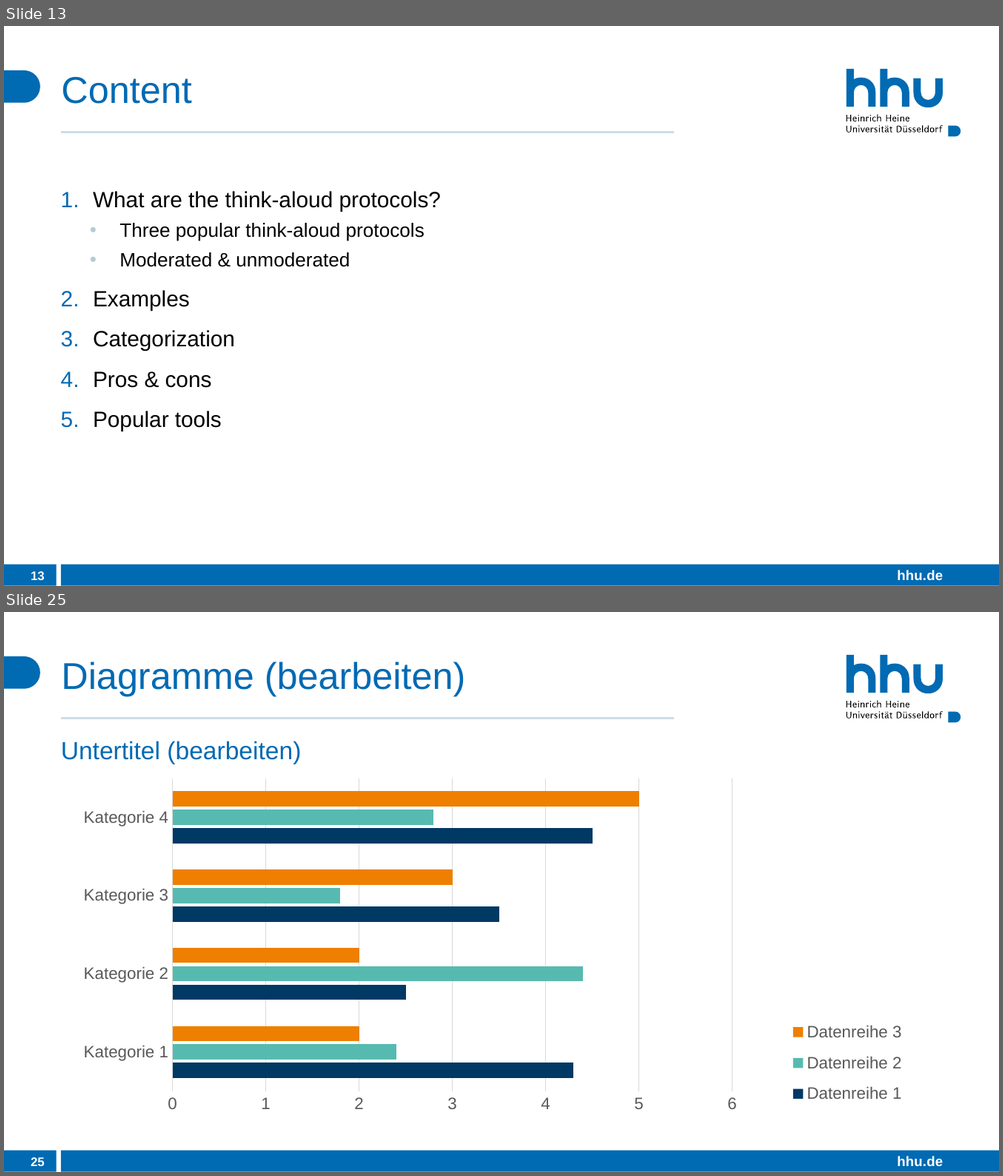
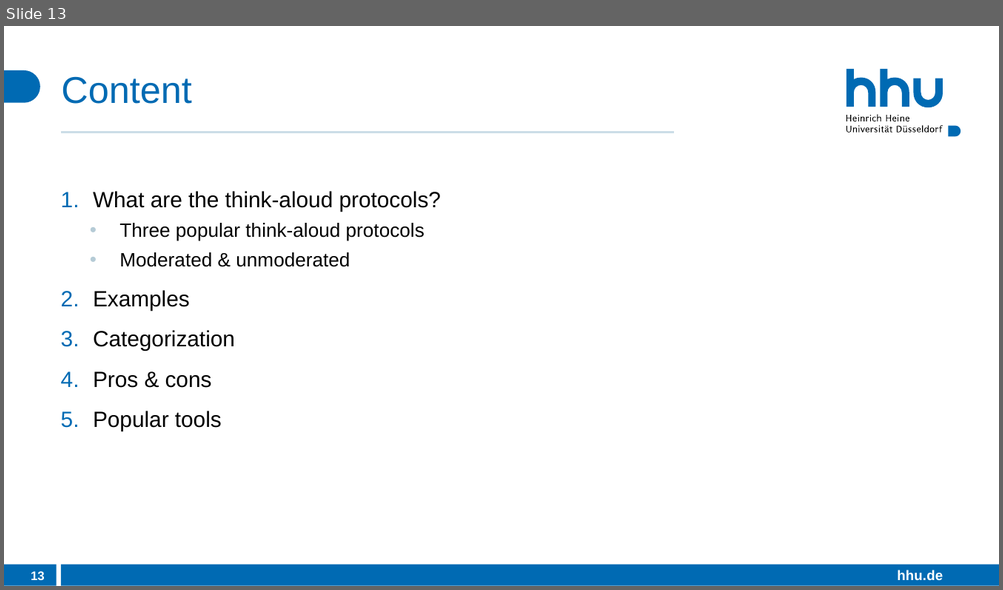
Before and after one commit to DerHyper/User-Experience-UX-Design-and-Management, a slide deck: Praesentation.pptx. Shown one above the other, each under a label of ours: slides 13 and 25 before the commit, slide 13 after it; the slides between them are not shown. The pictures are 1003x1176 and 1003x590 pixels, drawn with LibreOffice and Linux fonts; fonts in the diff are those of the drawing. Boxes give left, top, right and bottom in pixels: in the first picture for what was removed or moved away, otherwise in the second. Text is boxed around its words. In the diff, an @@ line names an element or a change of style, - is before the commit and + after.

```diff
--- a/Praesentation.pptx
+++ b/Praesentation.pptx
@@ slide 25 removed at bbox=[4, 612, 999, 1172], background #FFFFFF; not listed: 26 template elements that a slide beside it also shows @@
@@ title removed at bbox=[61, 662, 466, 696] @@
-Diagramme (bearbeiten)
@@ text removed at bbox=[61, 741, 301, 764] @@
-Untertitel (bearbeiten)
@@ bar chart removed at bbox=[61, 767, 942, 1147] @@
-categories: Kategorie 1, Kategorie 2, Kategorie 3, Kategorie 4
-Datenreihe 1: 4.3, 2.5, 3.5, 4.5
-Datenreihe 2: 2.4, 4.4, 1.8, 2.8
-Datenreihe 3: 2, 2, 3, 5
@@ page number removed at bbox=[31, 1157, 45, 1166] @@
-25
```
Also in this commit, not shown: 2 slides changed, 3 slides added, 24 other slides removed.
